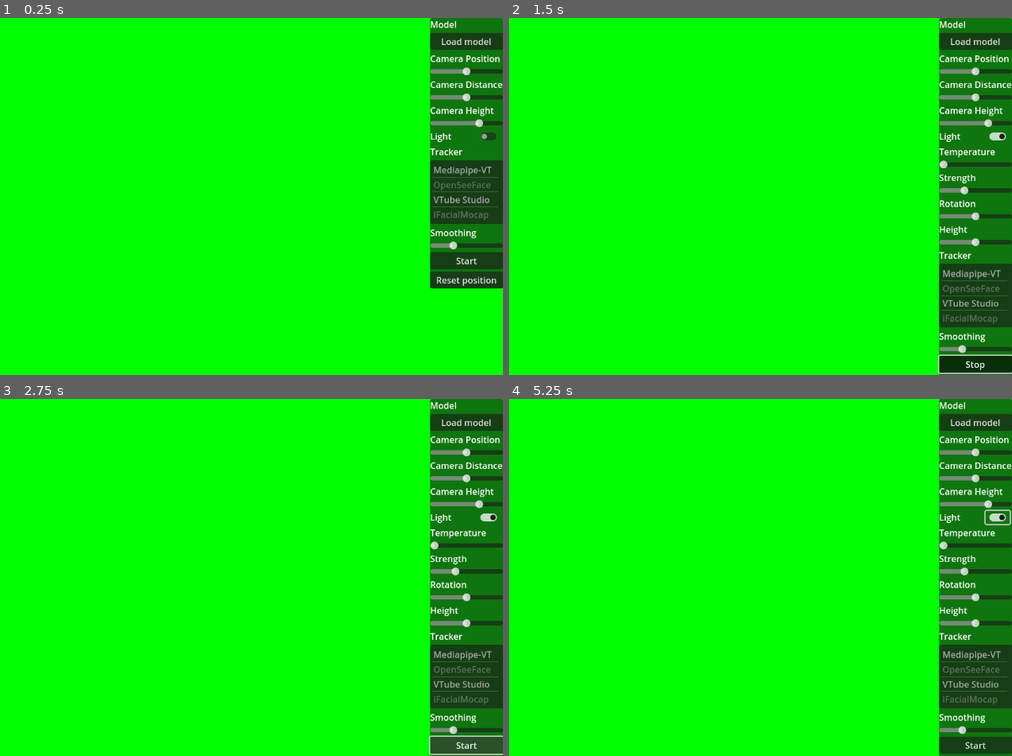
Above: before the commit, frames 1-4 (two rows, left to right).
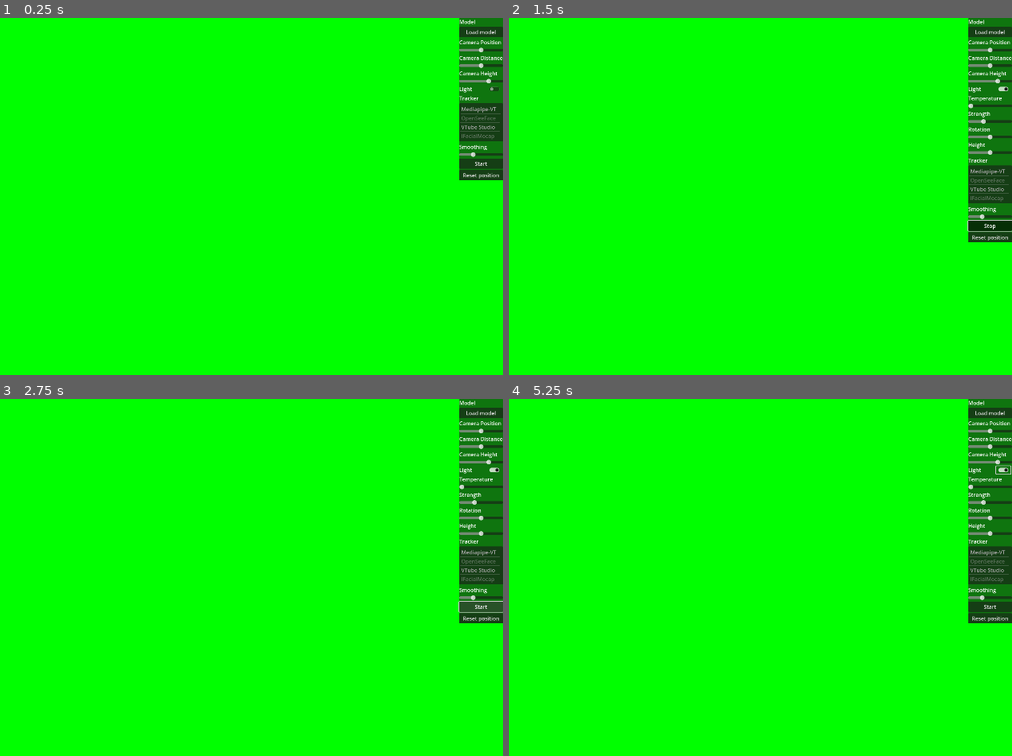
Above: after the commit, the same moments.

Repository: nuekaze/MiniFace
Game: Godot game, scene res://space.tscn
Two runs of this game, one before a commit and one after it. Both use one fixed random seed, a clock stepped at 60 frames per second and the inputs below.
Inputs (mouse positions are in pixels of both pictures, inside the frame that each line leads up to; where the layout moved, square brackets give the same spot in the first picture):
- Up to frame 1 (0.25 s): no input
- Up to frame 2 (1.5 s): click (1001, 89) [996, 135] at 0.5 s; click "Start" at 1.25 s
- Up to frame 3 (2.75 s): click "Stop" at 2 s
- Up to frame 4 (5.25 s): click "Start" at 2.75 s; click (1001, 470) [996, 516] at 3.5 s; click "Stop" at 4.25 s; click (1001, 470) [996, 516] at 5 s

The runs differ from the first frame. In frame 1, 9.4% of the frame differs, in the area x 85-100%, y 0-76%; in frame 2, 12%; in frame 3, 12%; in frame 4, 12%, in the area x 85-100%, y 0-100%.

Commit message:
Automatically load last session on startup.

Diff:
--- a/project.godot
+++ b/project.godot
@@ -1,3 +1,11 @@
+; Engine configuration file.
+; It's best edited using the editor UI and not directly,
+; since the parameters that go here are not all obvious.
+;
+; Format:
+;   [section] ; section goes between []
+;   param=value ; assign values to parameters
+
 config_version=5
 
 [application]
@@ -6,3 +14,8 @@
 run/main_scene="res://space.tscn"
 config/features=PackedStringArray("4.2", "Forward Plus")
 config/icon="res://icon.svg"
+
+[display]
+
+window/size/viewport_width=1920
+window/size/viewport_height=1080
--- a/space.gd
+++ b/space.gd
@@ -10,6 +10,31 @@
 var initial_hip_pos = Vector3(0.0, 0.0, 0.0)
 var head = null
 var tracker = null
+
+var config = {
+		"model": {
+			"path": "",
+			"facemesh": 1,
+			"arm_angle": 0,
+			"hm_ratio": 0.0
+		},
+		"camera": {
+			"position": 0,
+			"distance": 1.0,
+			"height": 1.7,
+			"light": {
+				"enabled": 0,
+				"temperature": 0,
+				"strength": 0.0,
+				"rotation": 0.0,
+				"height": 0.0
+			},
+			"tracker": {
+				"method": -1,
+				"iphone_ip": "127.0.0.1"
+			}
+		}
+	}
 
 # Tracking data is always in "VTube Studio like" format.
 var tracking_data = {
@@ -102,7 +127,6 @@
 	}
 }
 
-
 # Light calculation
 func kelvin_to_rgb(temp):
 	# Function stolen from https://tannerhelland.com/2012/09/18/convert-temperature-rgb-algorithm-code.html
@@ -157,6 +181,8 @@
 
 	is_vrm = 0
 
+	config["model"]["path"] = path
+
 	return generated_scene
 
 func load_vrm_model(path: String) -> Node3D:
@@ -179,12 +205,12 @@
 	gltf.unregister_gltf_document_extension(vrm_extension)
 
 	is_vrm = 1
+	config["model"]["path"] = path
 
 	return generated_scene
 
 
 # Process stuff
-
 func _physics_process(delta):
 		if skel:
 			# Process bone rotations
@@ -232,9 +258,38 @@
 					)
 
 func _ready():
-	# Init camera position once
-	_on_camera_change(0.0)
-
+	# Check if there is saved config and load.
+	var f = FileAccess.open("user://config.json", FileAccess.READ)
+	if f:
+		config = JSON.parse_string(f.get_as_text())
+
+		# Load character if any.
+		if config["model"]["path"] != "":
+			_on_model_selected(config["model"]["path"])
+
+		if character:
+			$UI/VBoxContainer/Model/Settings/ItemList.select(config["model"]["facemesh"])
+			_on_facemesh_selected(config["model"]["facemesh"])
+			$UI/VBoxContainer/Model/Settings/HSlider.set_value_no_signal(config["model"]["arm_angle"])
+			_on_arm_angle_change(config["model"]["arm_angle"])
+			$UI/VBoxContainer/Model/Settings/HSlider2.set_value_no_signal(config["model"]["hm_ratio"])
+
+		# Load camera.
+		$UI/VBoxContainer/Camera/HSlider.set_value_no_signal(config["camera"]["position"])
+		$UI/VBoxContainer/Camera/HSlider2.set_value_no_signal(config["camera"]["distance"])
+		$UI/VBoxContainer/Camera/HSlider3.set_value_no_signal(config["camera"]["height"])
+		_on_camera_change(0)
+
+		# Load light
+		$UI/VBoxContainer/Camera/HBoxContainer/CheckButton.button_pressed = config["camera"]["light"]["enabled"]
+		$UI/VBoxContainer/Camera/Light/HSlider.set_value_no_signal(config["camera"]["light"]["temperature"])
+		$UI/VBoxContainer/Camera/Light/HSlider4.set_value_no_signal(config["camera"]["light"]["strength"])
+		$UI/VBoxContainer/Camera/Light/HSlider2.set_value_no_signal(config["camera"]["light"]["rotation"])
+		$UI/VBoxContainer/Camera/Light/HSlider3.set_value_no_signal(config["camera"]["light"]["height"])
+
+func _exit_tree():
+	var f = FileAccess.open("user://config.json", FileAccess.WRITE)
+	f.store_string(JSON.stringify(config, '  '))
 
 # Signal functions
 
@@ -294,12 +349,13 @@
 		if m is MeshInstance3D:
 			$UI/VBoxContainer/Model/Settings/ItemList.add_item(m.name)
 
-	_on_arm_angle_change(0.0)
+	config["model"]["path"] = path
 
 func _on_facemesh_selected(index):
 	if $UI/VBoxContainer/Model/Settings/ItemList.get_selected_items():
 		face = skel.get_node($UI/VBoxContainer/Model/Settings/ItemList.get_item_text(
 			$UI/VBoxContainer/Model/Settings/ItemList.get_selected_items()[0]))
+		config["model"]["face"] = index
 	else:
 		print("Could not find facemesh")
 
@@ -311,9 +367,14 @@
 		)
 	$Camera3D.rotation.y = deg_to_rad(float($UI/VBoxContainer/Camera/HSlider.value))
 
+	config["camera"]["position"] = $UI/VBoxContainer/Camera/HSlider.value
+	config["camera"]["distance"] = $UI/VBoxContainer/Camera/HSlider2.value
+	config["camera"]["height"] = $UI/VBoxContainer/Camera/HSlider3.value
+
 func _on_arm_angle_change(value):
-	skel.set_bone_pose_rotation(left_arm, Quaternion.from_euler(Vector3(-deg_to_rad(float($UI/VBoxContainer/Model/Settings/HSlider.value)) + is_vrm * (PI/2), is_vrm * PI, 0.0)))
-	skel.set_bone_pose_rotation(right_arm, Quaternion.from_euler(Vector3(-deg_to_rad(float($UI/VBoxContainer/Model/Settings/HSlider.value)) + is_vrm * (PI/2), is_vrm * PI, 0.0)))
+	skel.set_bone_pose_rotation(left_arm, Quaternion.from_euler(Vector3(-deg_to_rad(float(value)) + is_vrm * (PI/2), is_vrm * PI, 0.0)))
+	skel.set_bone_pose_rotation(right_arm, Quaternion.from_euler(Vector3(-deg_to_rad(float(value)) + is_vrm * (PI/2), is_vrm * PI, 0.0)))
+	config["model"]["arm_angle"] = $UI/VBoxContainer/Model/Settings/HSlider.value
 
 func _on_tracking_data_recived(new_data):
 	tracking_data = new_data
@@ -387,23 +448,28 @@
 		$UI/VBoxContainer/Camera/Light.visible = true
 		$DirectionalLight3D.visible = true
 		$DirectionalLight3D.set_color(kelvin_to_rgb($UI/VBoxContainer/Camera/Light/HSlider.value))
+		config["camera"]["light"]["enabled"] = 1
 
 	else:
 		$UI/VBoxContainer/Camera/Light.visible = false
 		$DirectionalLight3D.visible = false
+		config["camera"]["light"]["enabled"] = 0
 
 func _on_light_color_changed(value):
 	$DirectionalLight3D.set_color(kelvin_to_rgb($UI/VBoxContainer/Camera/Light/HSlider.value))
-
-
+	config["camera"]["light"]["temperature"] = $UI/VBoxContainer/Camera/Light/HSlider.value
 
 func _on_light_rotation_changed(value):
 	$DirectionalLight3D.rotation.y = deg_to_rad(value)
-
+	config["camera"]["light"]["rotation"] = value
 
 func _on_light_up_down_changed(value):
 	$DirectionalLight3D.rotation.x = deg_to_rad(value)
-
+	config["camera"]["light"]["height"] =  value
 
 func _on_light_strength_change(value):
 	$DirectionalLight3D.light_energy = value
+	config["camera"]["light"]["strength"] = value
+
+func _on_hm_ratio_changed(value):
+	config["model"]["hm_ratio"] = value
--- a/space.tscn
+++ b/space.tscn
@@ -230,6 +230,7 @@
 [connection signal="pressed" from="UI/VBoxContainer/Model/Button" to="." method="_on_load_button_pressed"]
 [connection signal="item_selected" from="UI/VBoxContainer/Model/Settings/ItemList" to="." method="_on_facemesh_selected"]
 [connection signal="value_changed" from="UI/VBoxContainer/Model/Settings/HSlider" to="." method="_on_arm_angle_change"]
+[connection signal="value_changed" from="UI/VBoxContainer/Model/Settings/HSlider2" to="." method="_on_hm_ratio_changed"]
 [connection signal="value_changed" from="UI/VBoxContainer/Camera/HSlider" to="." method="_on_camera_change"]
 [connection signal="value_changed" from="UI/VBoxContainer/Camera/HSlider2" to="." method="_on_camera_change"]
 [connection signal="value_changed" from="UI/VBoxContainer/Camera/HSlider3" to="." method="_on_camera_change"]
